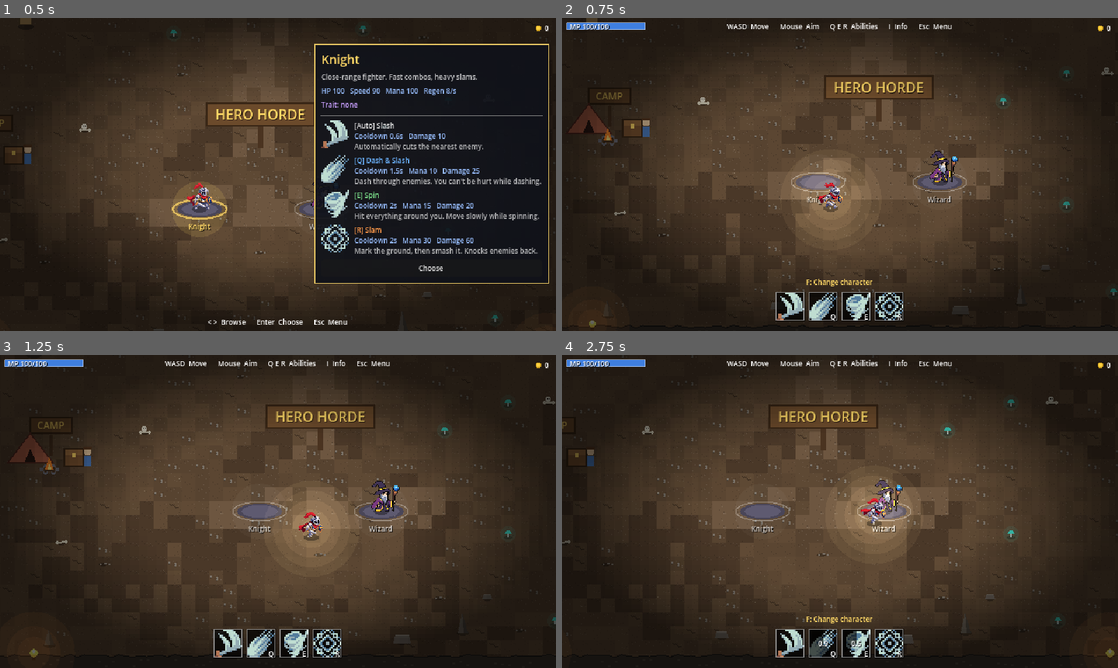
Above: before the commit, frames 1-4 (two rows, left to right).
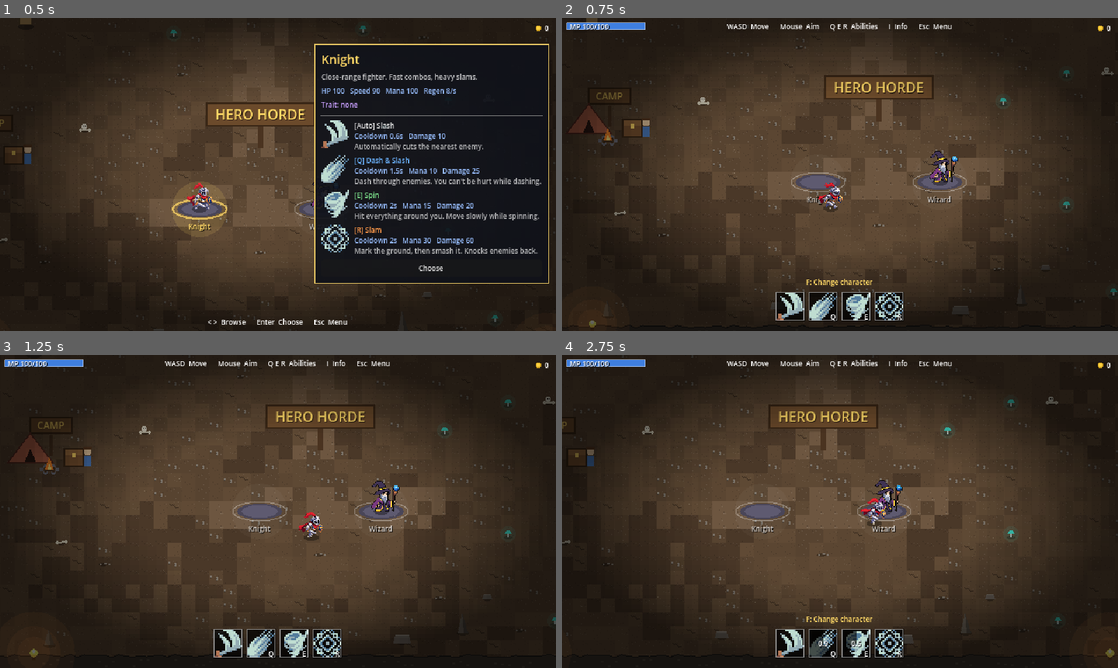
Above: after the commit, the same moments.

Repository: boki-io/game
Game: Godot game, scene res://scenes/hub.tscn
Two runs of this game, one before a commit and one after it. Both use one fixed random seed, a clock stepped at 60 frames per second and the inputs below.
Inputs (mouse positions are in pixels of both pictures, inside the frame that each line leads up to):
- Up to frame 1 (0.5 s): no input
- Up to frame 2 (0.75 s): tap Enter (hub_confirm) at 0.5 s; move the mouse to (762, 196) at 0.52 s; hold D (hub_right) from 0.53 s (still down); hold Enter (hub_confirm) from 0.53 s (still down); click (762, 196) at 0.67 s
- Up to frame 3 (1.25 s): keep holding D (hub_right); keep holding Enter (hub_confirm)
- Up to frame 4 (2.75 s): move the mouse to (940, 498) at 1.27 s; release D (hub_right) at 1.28 s; release Enter (hub_confirm) at 1.28 s; hold S (move_down) 1.28-2.03 s; tap E (ability_e) at 1.35 s; click (940, 498) at 1.42 s; tap Enter (hub_confirm) at 1.55 s; move the mouse to (895, 442) at 2.02 s; hold D (hub_right) from 2.03 s (still down); hold Enter (hub_confirm) from 2.03 s (still down); tap Q (ability_q) at 2.1 s

Frame 1 is identical in both runs. In frame 2, 1.7% of the frame differs, in the area x 41-54%, y 44-68%; in frame 3, 1.4%; in frame 4, 1.6%.

Commit message:
Remove the player glow
It looked funny in play. Removes PlayerGlow, the CharacterData glow fields, the
two data lines per character, its test and the doc mentions; the spec records
the removal. Ambient motes, the iris and the audio work are unchanged.

Co-Authored-By: Claude Sonnet 5.5 <noreply@anthropic.com>

Diff:
--- a/data/characters/knight.tres
+++ b/data/characters/knight.tres
@@ -39,9 +39,6 @@
 move_speed = 90.0
 accel_time = 0.06
 friction_time = 0.08
-glow_color = Color(1, 0.85, 0.6, 1)
-glow_radius = 56.0
-glow_alpha = 0.16
 ability_auto = ExtResource("2")
 ability_q = ExtResource("3")
 ability_e = ExtResource("4")
--- a/data/characters/wizard.tres
+++ b/data/characters/wizard.tres
@@ -41,9 +41,6 @@
 move_speed = 85.0
 accel_time = 0.06
 friction_time = 0.08
-glow_color = Color(0.6, 0.72, 1, 1)
-glow_radius = 56.0
-glow_alpha = 0.16
 max_mana = 140.0
 mana_regen = 10.0
 trait_script = ExtResource("7")
--- a/scripts/characters/character_data.gd
+++ b/scripts/characters/character_data.gd
@@ -15,12 +15,6 @@
 @export var sprite_scale: float = 1.0
 ## Tick if the art is drawn facing left (it is mirrored when the player faces right).
 @export var sprite_faces_left: bool = false
-
-@export_group("Glow")
-## The soft light around the character, drawn additively behind it. A radius of 0 turns it off.
-@export var glow_color: Color = Color(1.0, 0.85, 0.6)
-@export_range(0.0, 160.0) var glow_radius: float = 56.0
-@export_range(0.0, 0.5) var glow_alpha: float = 0.16
 
 @export_group("Stats")
 @export var max_hp: float = 100.0
--- a/scripts/player/player.gd
+++ b/scripts/player/player.gd
@@ -108,14 +108,6 @@
 		var trait_node: Node = character.trait_script.new()
 		trait_node.name = "Trait"
 		add_child(trait_node)
-	if character.glow_radius > 0.0:
-		var glow := PlayerGlow.new()
-		glow.name = "Glow"
-		glow.color = character.glow_color
-		glow.radius = character.glow_radius
-		glow.alpha = character.glow_alpha
-		glow.sprite = sprite
-		add_child(glow)
 
 
 func _exit_tree() -> void:
@@ -355,9 +347,6 @@
 	_play(&"death", DEATH_ANIM_TIME)
 	velocity = Vector2.ZERO
 	_move_vel = Vector2.ZERO
-	var glow := get_node_or_null(^"Glow") as Node2D
-	if glow:
-		glow.visible = false
 	sprite.modulate = Color(0.4, 0.4, 0.4)
 	hurtbox.set_deferred("monitorable", false)
 	died.emit()
--- a/scripts/player/player_glow.gd
+++ /dev/null
@@ -1,44 +0,0 @@
-class_name PlayerGlow
-extends Node2D
-## A soft additive glow around a player, drawn like the torch halos (nested circles, additive blend; five of them, so the edge is smooth). It sits behind the
-## player's own sprite, breathes a little, and follows the sprite's alpha so the post-dash blink and the Phase ghost dim it too.
-
-const CIRCLES := 5
-const BREATH := 0.04  # radius wobble
-const BREATH_HZ := 0.6
-
-var color := Color.WHITE
-var radius := 56.0
-var alpha := 0.16
-## Its modulate alpha scales the light (null: full strength).
-var sprite: CanvasItem
-
-var _scale := 1.0
-
-
-func _ready() -> void:
-	position = Vector2(0, -10)  # the body's middle
-	show_behind_parent = true
-	var mat := CanvasItemMaterial.new()
-	mat.blend_mode = CanvasItemMaterial.BLEND_MODE_ADD
-	material = mat
-
-
-## The (radius, alpha) pairs of the circles at rest, outermost first: radii r, 0.8 r, 0.6 r, 0.4 r and 0.2 r, each with 0.3 of the glow's alpha
-## (so the centre is about 1.5 times the alpha, as it was with the three circles it replaces).
-func circles() -> Array[Vector2]:
-	var out: Array[Vector2] = []
-	for i in CIRCLES:
-		out.append(Vector2(radius * (1.0 - 0.2 * i), alpha * 0.3))
-	return out
-
-
-func _process(_delta: float) -> void:
-	_scale = sprite.modulate.a if is_instance_valid(sprite) else 1.0
-	queue_redraw()
-
-
-func _draw() -> void:
-	var breath := 1.0 + BREATH * sin(Time.get_ticks_msec() / 1000.0 * TAU * BREATH_HZ)
-	for c in circles():
-		draw_circle(Vector2.ZERO, c.x * breath, Color(color, c.y * _scale))
--- a/tests/player_glow.gd
+++ /dev/null
@@ -1,91 +0,0 @@
-extends SceneTree
-## The player glow (spec v0.9 section 2): one additive Glow per Player with the character's colour, radius and alpha, behind the
-## sprite, dimmed with the sprite's alpha, hidden on death, off at radius 0 and absent without a character; the hub's Player has one.
-## Run: godot --headless --path . --script tests/player_glow.gd
-
-var _failed := false
-
-
-func _check(ok: bool, what: String) -> void:
-	if not ok:
-		_failed = true
-		print("FAIL: ", what)
-
-
-func _action(action: StringName) -> void:
-	for pressed in [true, false]:
-		var e := InputEventAction.new()
-		e.action = action
-		e.pressed = pressed
-		Input.parse_input_event(e)
-		await physics_frame
-
-
-func _init() -> void:
-	await process_frame
-	var F: GDScript = load("res://tests/fixture.gd")
-	for id in [&"knight", &"wizard"]:
-		var main: Node = F.start_run(self, id)
-		await F.frames(self, 3)
-		var p = F.player()
-		var glow = p.get_node_or_null("Glow")
-		_check(glow != null, "%s has a Glow" % id)
-		if glow == null:
-			continue
-		var c = p.character
-		_check(glow.color == c.glow_color and glow.radius == c.glow_radius and glow.alpha == c.glow_alpha, "%s: the glow uses the character's data" % id)
-		_check(glow.show_behind_parent, "%s: the glow draws behind the sprite" % id)
-		_check(glow.material is CanvasItemMaterial and glow.material.blend_mode == CanvasItemMaterial.BLEND_MODE_ADD, "%s: the glow is additive" % id)
-		var circles: Array = glow.circles()
-		var radii_ok := circles.size() == 5
-		for i in circles.size():
-			radii_ok = radii_ok and is_equal_approx(circles[i].x, c.glow_radius * (1.0 - 0.2 * i)) and is_equal_approx(circles[i].y, c.glow_alpha * 0.3)
-		_check(radii_ok, "%s: five circles at r, 0.8r, 0.6r, 0.4r and 0.2r" % id)
-		_check(p.get_children().filter(func(n): return n.name == &"Glow").size() == 1, "%s: one Glow" % id)
-		# It dims with the sprite (the post-dash blink and the Phase ghost) and is back at full strength with it.
-		p.sprite.modulate.a = 0.5
-		for i in 3:
-			await process_frame  # the glow reads the alpha in _process
-		_check(is_equal_approx(glow._scale, 0.5), "%s: the glow follows the sprite's alpha, got %s" % [id, glow._scale])
-		p.sprite.modulate.a = 1.0
-		for i in 3:
-			await process_frame
-		_check(is_equal_approx(glow._scale, 1.0), "%s: and back to full" % id)
-		# It is hidden when the Player dies.
-		p.health.take_damage(1e9)
-		await F.frames(self, 2)
-		_check(p.dead and not glow.visible, "%s: the glow is hidden on death" % id)
-		main.queue_free()
-		await process_frame
-
-	# A radius of 0 makes none; a Player without a character has none.
-	var main2: Node = F.start_run(self, &"knight")
-	await F.frames(self, 2)
-	var scene: PackedScene = load("res://scenes/player.tscn")
-	var off = scene.instantiate()
-	off.character = load("res://data/characters/knight.tres").duplicate()
-	off.character.glow_radius = 0.0
-	main2.get_node("World/Players").add_child(off)
-	var bare = scene.instantiate()
-	main2.get_node("World/Players").add_child(bare)
-	await F.frames(self, 2)
-	_check(off.get_node_or_null("Glow") == null, "a glow radius of 0 makes none")
-	_check(bare.get_node_or_null("Glow") == null, "a Player without a character has none")
-	main2.queue_free()
-	await process_frame
-
-	# The hub's Player has one.
-	var hub: Node = load("res://scenes/hub.tscn").instantiate()
-	root.add_child(hub)
-	current_scene = hub
-	for i in 90:
-		await physics_frame
-	hub._focus(1, true)
-	for i in 20:
-		await physics_frame
-	await _action(&"hub_confirm")
-	var players = root.get_node("PlayerRegistry").players
-	_check(players.size() == 1 and players[0].get_node_or_null("Glow") != null, "the hub's Player has a Glow")
-
-	print("FAIL" if _failed else "PASS")
-	quit(1 if _failed else 0)
Not shown, removed: scripts/player/player_glow.gd.uid
Not shown, removed: tests/player_glow.gd.uid
Not shown, changed: docs/spec-0.9.md
